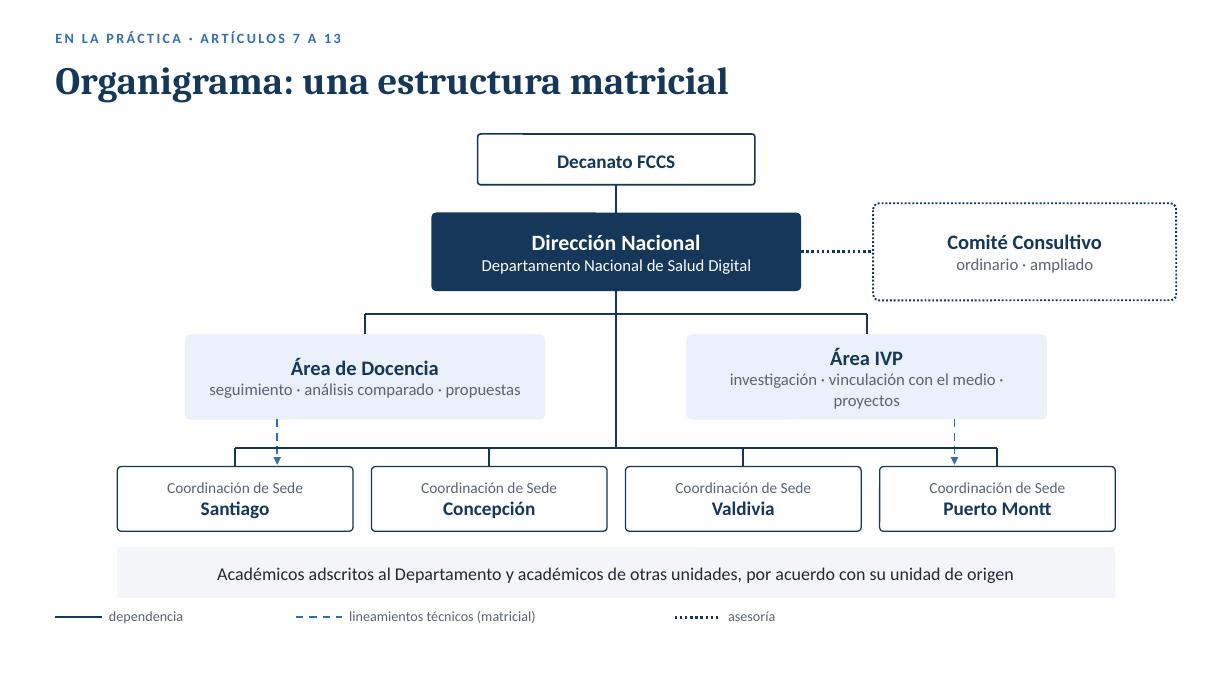
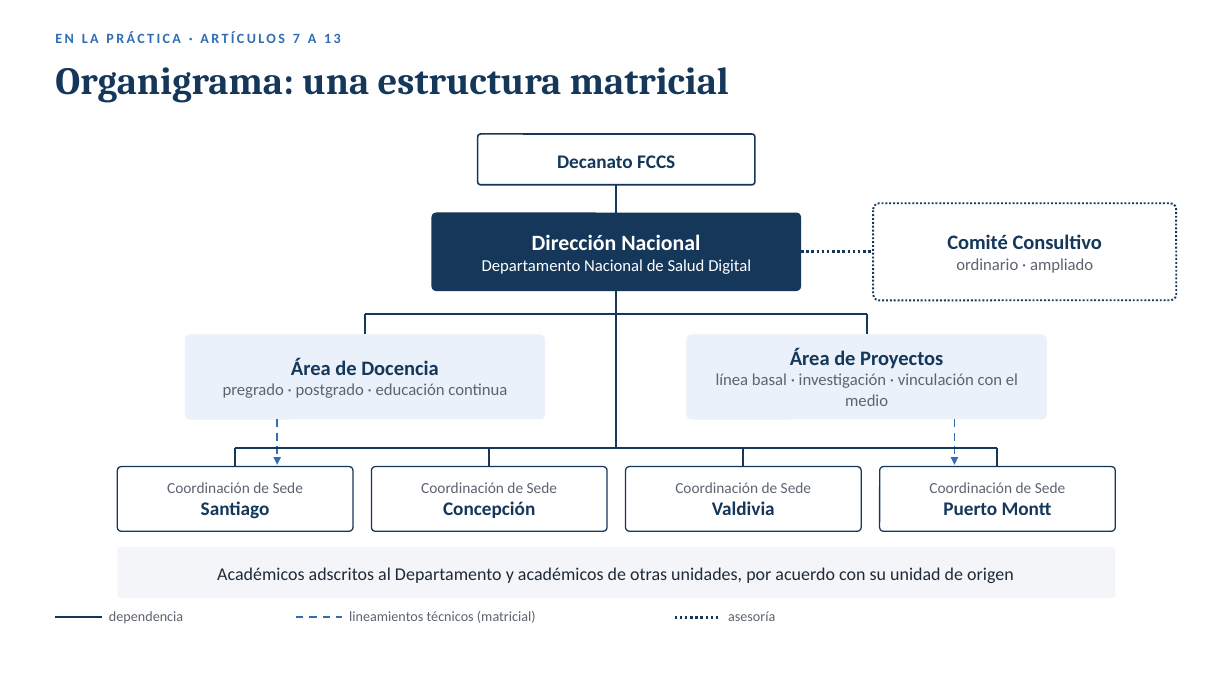
Before and after one commit to estefafro/CFSD, a slide deck: slide 10 of entregables/2026-11-14-presentacion-vicerrector/presentacion-vicerrector.pptx. Drawn at 1232x693 pixels with LibreOffice and Linux fonts; fonts in the diff are those of the drawing; background and template pictures are left out. Boxes give left, top, right and bottom in pixels: in the first picture for what was removed or moved away, otherwise in the second. Text is boxed around its words. In the diff, an @@ line names an element or a change of style, - is before the commit and + after.

```diff
--- a/entregables/2026-11-14-presentacion-vicerrector/presentacion-vicerrector.pptx
+++ b/entregables/2026-11-14-presentacion-vicerrector/presentacion-vicerrector.pptx
@@ text in rounded rectangle at (716, 348, 1018, 406): text changed @@
-Área IVP
-investigación · vinculación con el medio · proyectos
+Área de Proyectos
+línea basal · investigación · vinculación con el medio
@@ text in rounded rectangle at (223, 383, 507, 398): text changed @@
-seguimiento · análisis comparado · propuestas
+pregrado · postgrado · educación continua
```
Also in this commit, not shown: 9 other slides changed, 3 other files.
